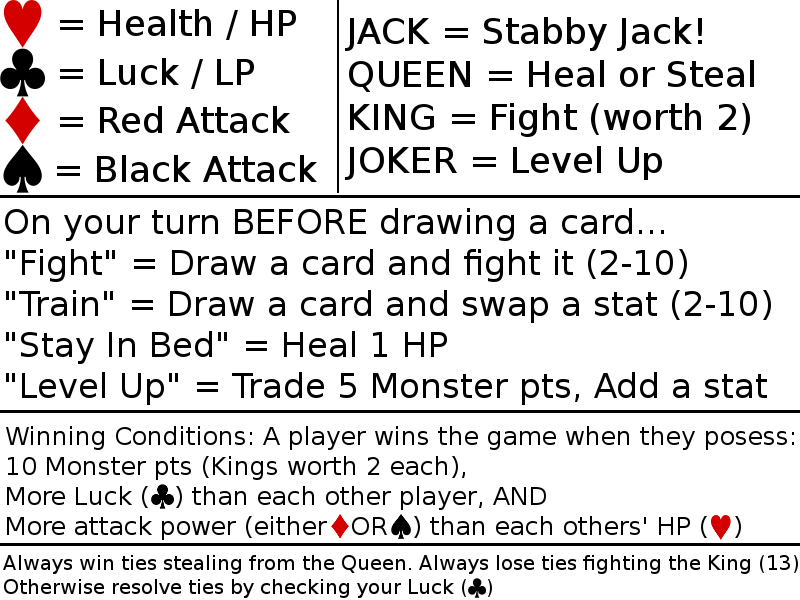
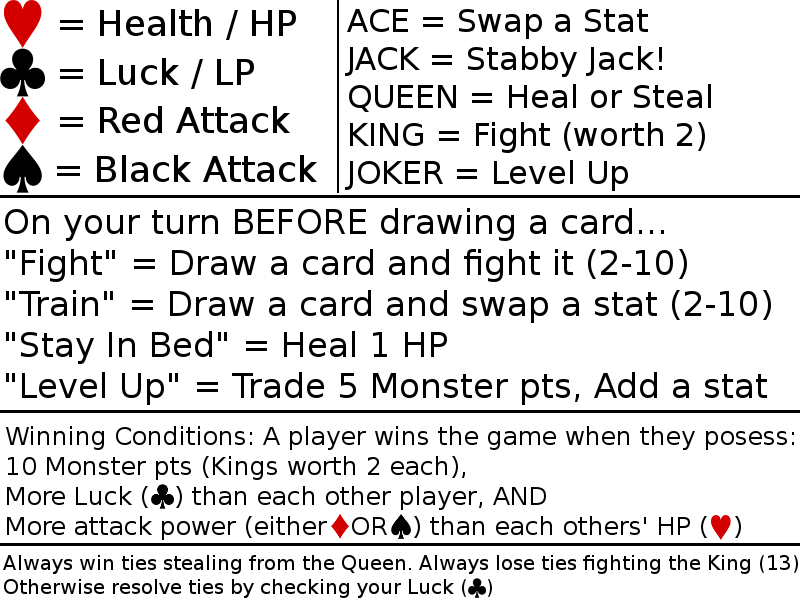
Layers edited between the first and the second 800×600 image:
renamed "JACK = Stabby Jack! ..." to "ACE = Swap a Stat ...", painted on it over [345, 9, 754, 191]
